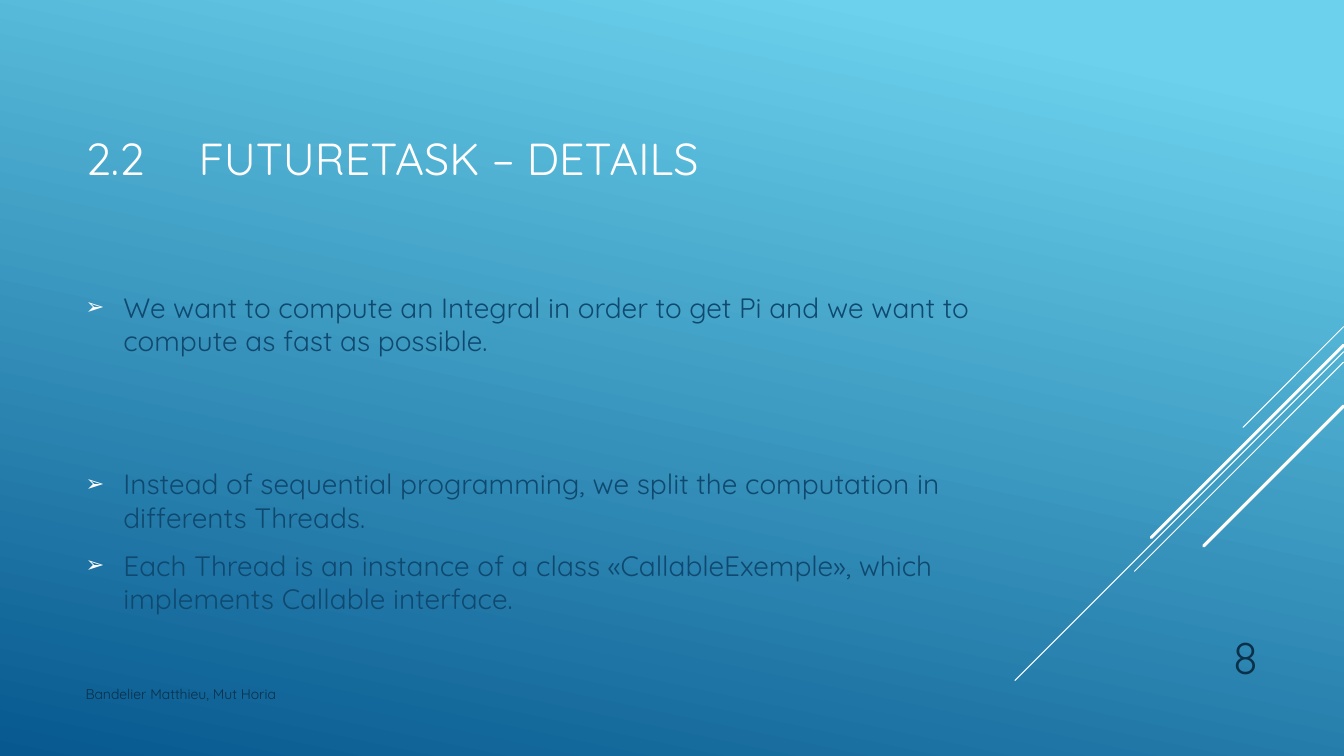
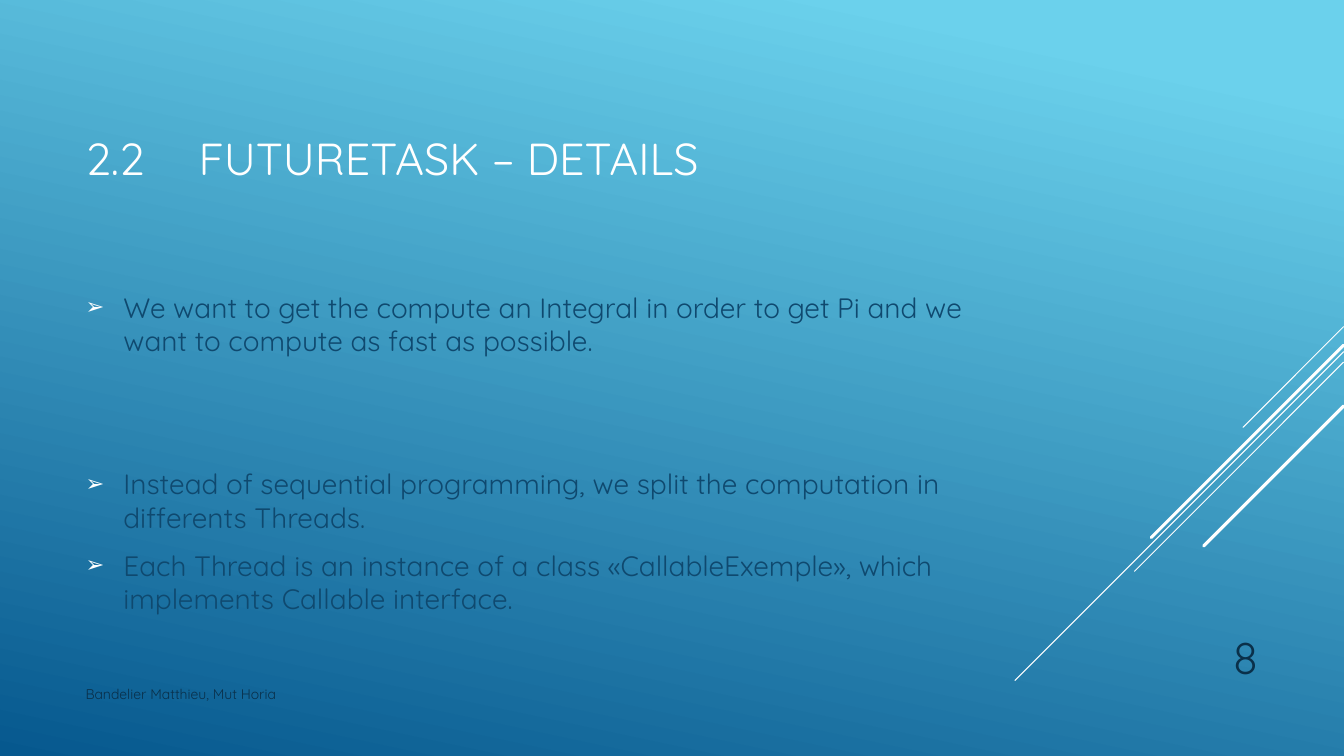
Before and after one commit to Drakesinger/FutureTaskAndCallable, a slide deck: slide 8 of presentation/CallableFutureTask.pptx. Drawn at 1344x756 pixels with LibreOffice and Linux fonts; fonts in the diff are those of the drawing. Boxes give left, top, right and bottom in pixels: in the first picture for what was removed or moved away, otherwise in the second. Text is boxed around its words. In the diff, an @@ line names an element or a change of style, - is before the commit and + after.

Commit message:
mat maj presentation

```diff
--- a/presentation/CallableFutureTask.pptx
+++ b/presentation/CallableFutureTask.pptx
@@ text at box(123, 297, 962, 356): text changed @@
-➢ We want to compute an Integral in order to get Pi and we want to compute as fast as possible.
+➢ We want to get the compute an Integral in order to get Pi and we want to compute as fast as possible.
```
Also in this commit, not shown: 1 other slide changed.
